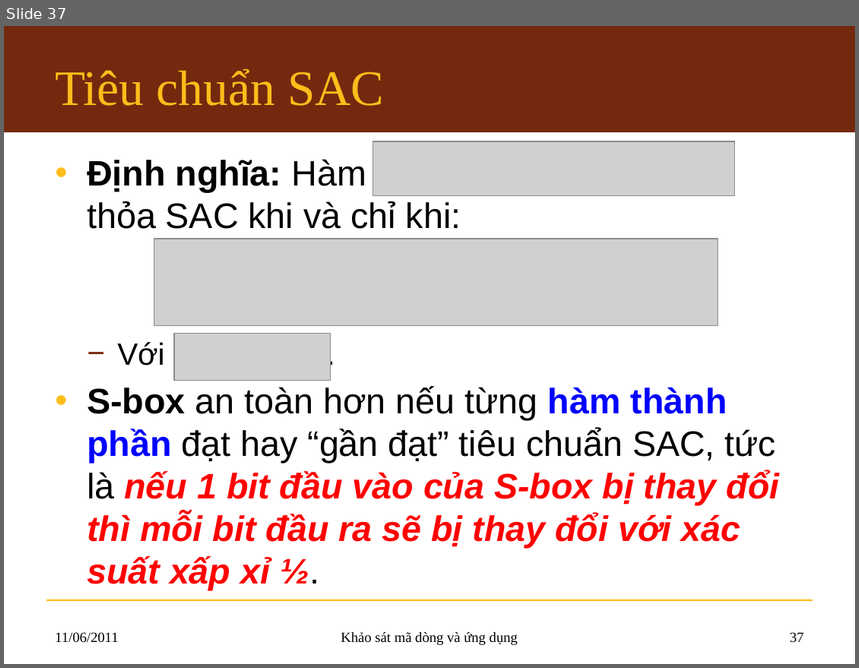
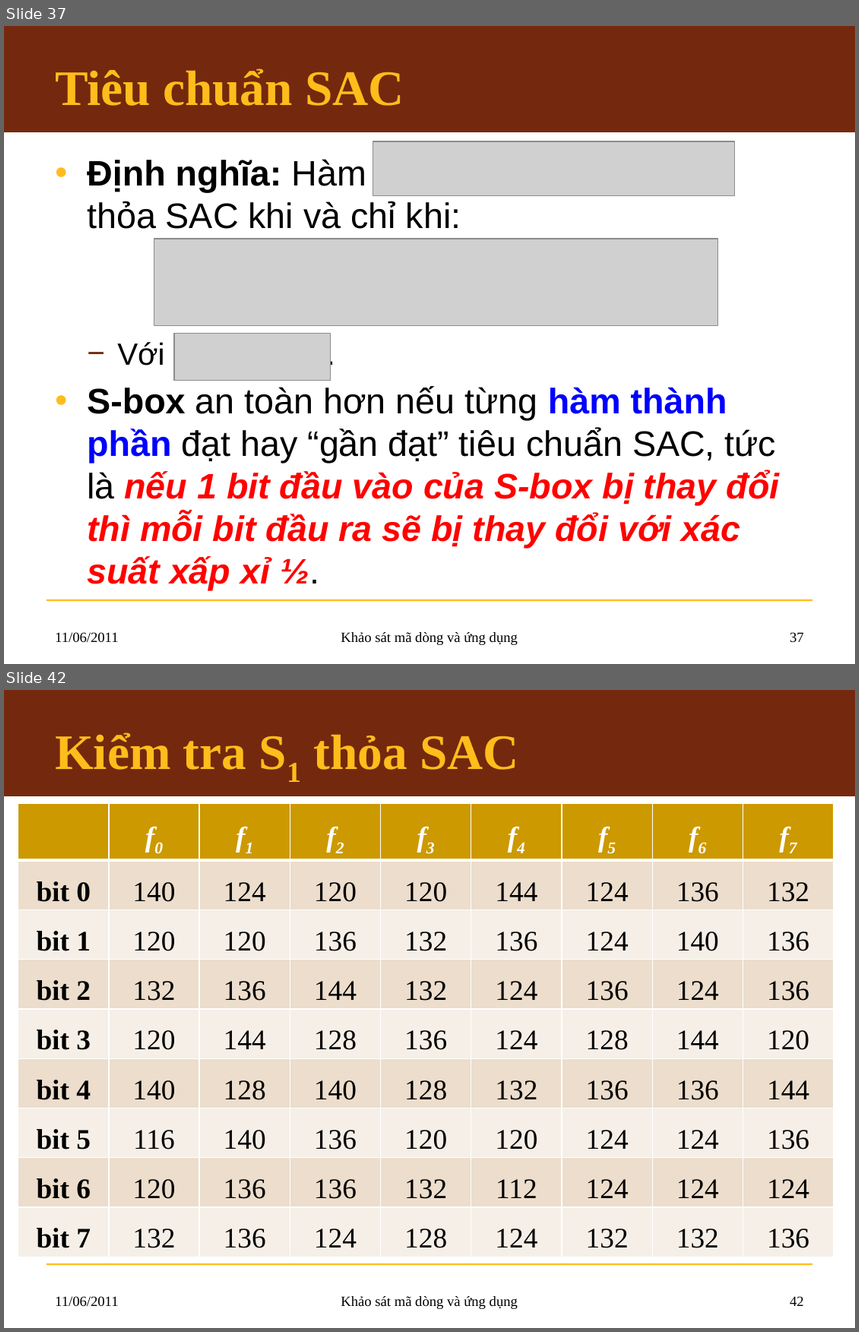
Before and after one commit to hemprasad/lvmm-sc, a slide deck: 7.Slide/KLTN_Slide.pptx. Shown one above the other, each under a label of ours: slide 37 before the commit, slides 37 and 42 after it; the slides between them are not shown. The pictures are 859x668 and 859x1332 pixels, drawn with LibreOffice and Linux fonts; fonts in the diff are those of the drawing; grey boxes stand for pictures; background and template pictures are left out. Boxes give left, top, right and bottom in pixels: in the first picture for what was removed or moved away, otherwise in the second. Text is boxed around its words. In the diff, an @@ line names an element or a change of style, - is before the commit and + after.

```diff
--- a/7.Slide/KLTN_Slide.pptx
+++ b/7.Slide/KLTN_Slide.pptx
@@ slide 42 added at [4, 690, 855, 1328], background #FFFFFF; not listed: 2 template elements that a slide beside it also shows @@
@@ title added at [55, 733, 519, 770], 42 pt, text #FFBD1B, bold @@
+Kiểm tra S1 thỏa SAC
@@ table added at [18, 803, 831, 1257], 9 rows, 9 columns @@
+ | f0 | f1 | f2 | f3 | f4 | f5 | f6 | f7
+bit 0 | 140 | 124 | 120 | 120 | 144 | 124 | 136 | 132
+bit 1 | 120 | 120 | 136 | 132 | 136 | 124 | 140 | 136
+bit 2 | 132 | 136 | 144 | 132 | 124 | 136 | 124 | 136
+bit 3 | 120 | 144 | 128 | 136 | 124 | 128 | 144 | 120
+bit 4 | 140 | 128 | 140 | 128 | 132 | 136 | 136 | 144
+bit 5 | 116 | 140 | 136 | 120 | 120 | 124 | 124 | 136
+bit 6 | 120 | 136 | 136 | 132 | 112 | 124 | 124 | 124
+bit 7 | 132 | 136 | 124 | 128 | 124 | 132 | 132 | 136
@@ text added at [55, 1296, 118, 1307], 12 pt, text #000000 @@
+11/06/2011
@@ text added at [341, 1296, 518, 1309], 12 pt, text #000000 @@
+Khảo sát mã dòng và ứng dụng
@@ page number added at [790, 1296, 804, 1306], 12 pt, text #000000 @@
+42
@@ slide 37 changed as well @@
@@ title "Tiêu chuẩn SAC" at [55, 69, 405, 106]: bold on @@
```
Also in this commit, not shown: 35 other slides changed, 5 other slides added.
